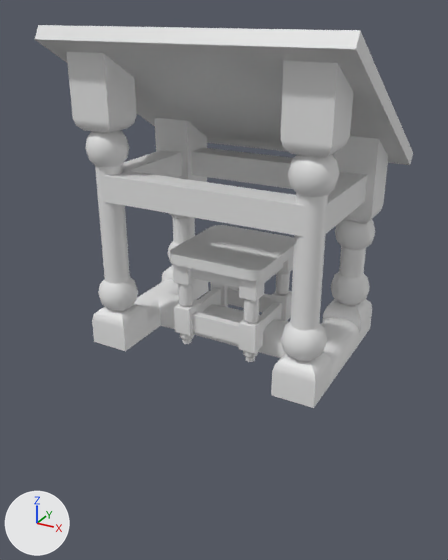
Before and after pictures for a commit that changed the Blender file Props/Furniture/StudyRooms/Peasant/Props_Furniture_StudyRoom_Peasant.blend.
Camera for both pictures: a camera (50 mm lens) standing at (1.07, -2.04, 1.26) and looking at (-0.04, -0.02, 0.25). Lighting does not change. The marker at lower left points along +X, +Y and +Z. The older version comes first.

The scene before the commit, as lines of its bpy script (objects in view):
```python
me_prop_furniture_studyroom_peasant_stool = bpy.data.meshes.new('Prop_Furniture_StudyRoom_Peasant_Stool')
me_prop_furniture_studyroom_peasant_stool.from_pydata(...)  # 159 vertices, 124 faces; spans x 0.0..0.2, y -0.2..0.0, z 0.0..0.4
me_prop_furniture_studyroom_peasant_stool.polygons.foreach_set('use_smooth', [True] * 124)
me_prop_furniture_studyroom_peasant_table = bpy.data.meshes.new('Prop_Furniture_StudyRoom_Peasant_Table')
me_prop_furniture_studyroom_peasant_table.from_pydata(...)  # 381 vertices, 348 faces; spans x 0.0..0.55, y -0.4..0.425, z 0.001..1.205
me_prop_furniture_studyroom_peasant_table.polygons.foreach_set('use_smooth', [True] * 348)
ob_prop_furniture_studyroom_peasant_stool = bpy.data.objects.new('Prop_Furniture_StudyRoom_Peasant_Stool', me_prop_furniture_studyroom_peasant_stool)
ob_prop_furniture_studyroom_peasant_stool.location = (0.0, 0.0, 0.0)
_m = ob_prop_furniture_studyroom_peasant_stool.modifiers.new('Mirror', 'MIRROR')
_m.use_axis = (True, True, False)
_m.use_clip = True
_m = ob_prop_furniture_studyroom_peasant_stool.modifiers.new('WeightedNormal', 'WEIGHTED_NORMAL')
_m.keep_sharp = True
ob_prop_furniture_studyroom_peasant_table = bpy.data.objects.new('Prop_Furniture_StudyRoom_Peasant_Table', me_prop_furniture_studyroom_peasant_table)
ob_prop_furniture_studyroom_peasant_table.location = (0.0, 0.0, 0.0)
_m = ob_prop_furniture_studyroom_peasant_table.modifiers.new('WeightedNormal', 'WEIGHTED_NORMAL')
_m.keep_sharp = True
_m = ob_prop_furniture_studyroom_peasant_table.modifiers.new('Mirror', 'MIRROR')
_m.use_clip = True
```
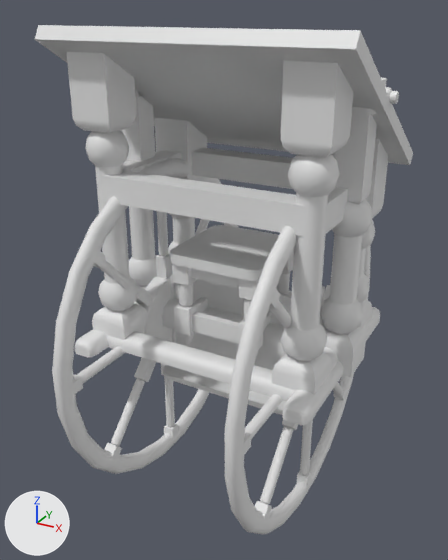
Commit message: Upated some Peasant Furniture

Scene script edits in JSON lines:
```json
{"op": "add", "block": "me_prop_furniture_studyroom_peasant_bookwheel_base", "code": ["me_prop_furniture_studyroom_peasant_bookwheel_base = bpy.data.meshes.new('Prop_Furniture_StudyRoom_Peasant_Bookwheel_Base')", "me_prop_furniture_studyroom_peasant_bookwheel_base.from_pydata(...)  # 350 vertices, 320 faces; spans x 0.0..0.57, y -0.44..0.44, z 0.001..1.119", "me_prop_furniture_studyroom_peasant_bookwheel_base.polygons.foreach_set('use_smooth', [True] * 320)"]}
{"op": "add", "block": "me_prop_furniture_studyroom_peasant_bookwheel_segment", "code": ["me_prop_furniture_studyroom_peasant_bookwheel_segment = bpy.data.meshes.new('Prop_Furniture_StudyRoom_Peasant_Bookwheel_Segment')", "me_prop_furniture_studyroom_peasant_bookwheel_segment.from_pydata(...)  # 60 vertices, 49 faces; spans x -0.32..0.32, y -0.117..0.011, z -0.235..0.235", "me_prop_furniture_studyroom_peasant_bookwheel_segment.polygons.foreach_set('use_smooth', [True] * 49)"]}
{"op": "add", "block": "me_prop_furniture_studyroom_peasant_bookwheel_wheel", "code": ["me_prop_furniture_studyroom_peasant_bookwheel_wheel = bpy.data.meshes.new('Prop_Furniture_StudyRoom_Peasant_Bookwheel_Wheel')", "me_prop_furniture_studyroom_peasant_bookwheel_wheel.from_pydata(...)  # 962 vertices, 904 faces; spans x 0.31..0.4, y -0.694..0.694, z -0.694..0.694", "me_prop_furniture_studyroom_peasant_bookwheel_wheel.polygons.foreach_set('use_smooth', [True] * 904)"]}
{"op": "add", "block": "ob_prop_furniture_studyroom_peasant_bookwheel_base", "code": ["ob_prop_furniture_studyroom_peasant_bookwheel_base = bpy.data.objects.new('Prop_Furniture_StudyRoom_Peasant_Bookwheel_Base', me_prop_furniture_studyroom_peasant_bookwheel_base)", "ob_prop_furniture_studyroom_peasant_bookwheel_base.location = (0.0, 0.0, 0.0)", "_m = ob_prop_furniture_studyroom_peasant_bookwheel_base.modifiers.new('Mirror', 'MIRROR')", "_m = ob_prop_furniture_studyroom_peasant_bookwheel_base.modifiers.new('WeightedNormal', 'WEIGHTED_NORMAL')", "_m.keep_sharp = True"]}
{"op": "add", "block": "ob_prop_furniture_studyroom_peasant_bookwheel_segment", "code": ["ob_prop_furniture_studyroom_peasant_bookwheel_segment = bpy.data.objects.new('Prop_Furniture_StudyRoom_Peasant_Bookwheel_Segment', me_prop_furniture_studyroom_peasant_bookwheel_segment)", "ob_prop_furniture_studyroom_peasant_bookwheel_segment.location = (0.0, 0.0, 0.0)", "_m = ob_prop_furniture_studyroom_peasant_bookwheel_segment.modifiers.new('WeightedNormal', 'WEIGHTED_NORMAL')", "_m.keep_sharp = True"]}
{"op": "add", "block": "ob_prop_furniture_studyroom_peasant_bookwheel_wheel", "code": ["ob_prop_furniture_studyroom_peasant_bookwheel_wheel = bpy.data.objects.new('Prop_Furniture_StudyRoom_Peasant_Bookwheel_Wheel', me_prop_furniture_studyroom_peasant_bookwheel_wheel)", "ob_prop_furniture_studyroom_peasant_bookwheel_wheel.location = (0.0, 0.0, 0.0)", "_m = ob_prop_furniture_studyroom_peasant_bookwheel_wheel.modifiers.new('Mirror', 'MIRROR')", "_m = ob_prop_furniture_studyroom_peasant_bookwheel_wheel.modifiers.new('WeightedNormal', 'WEIGHTED_NORMAL')", "_m.keep_sharp = True"]}
```

What differs and where, as boxes [x1, y1, x2, y2] in the pictures (448 x 560 px):
```json
{"object": "Prop_Furniture_StudyRoom_Peasant_Bookwheel_Wheel", "change": "added", "after": [52, 158, 371, 534]}
{"object": "Prop_Furniture_StudyRoom_Peasant_Bookwheel_Base", "change": "added", "after": [75, 77, 399, 426]}
{"object": "Prop_Furniture_StudyRoom_Peasant_Bookwheel_Segment", "change": "added", "after": [163, 274, 292, 415]}
```
